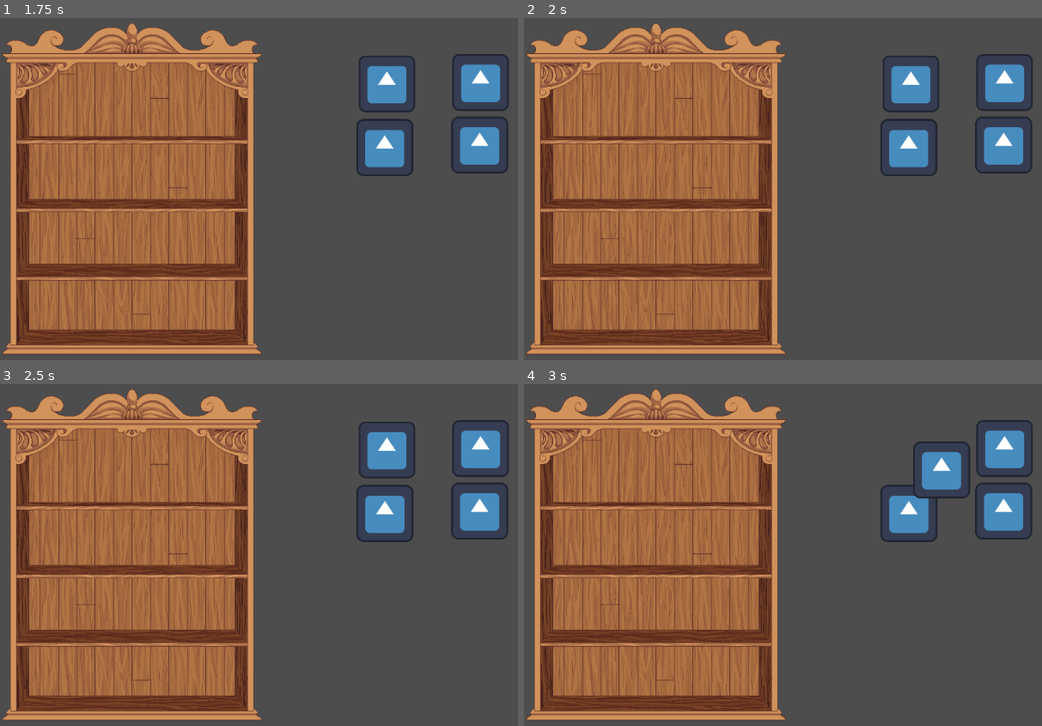
Above: before the commit, frames 1-4 (two rows, left to right).
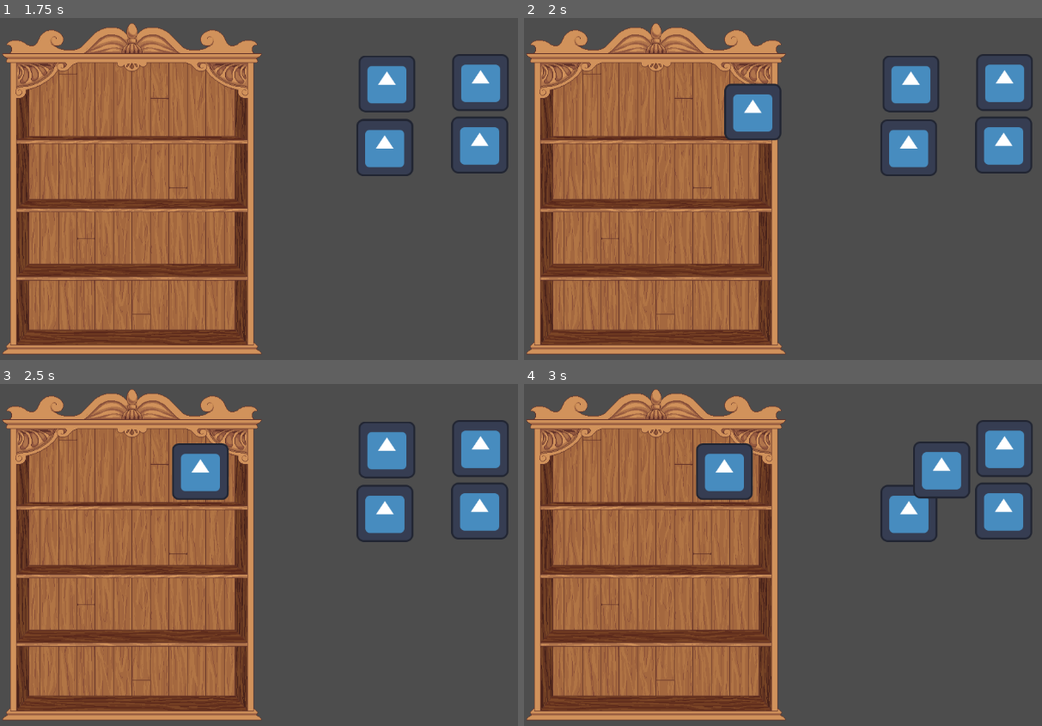
Above: after the commit, the same moments.

Repository: TAVI0/alignipottins
Game: Godot game, scene res://main.tscn
Same seed, same stepped clock (60 frames per second), same inputs: the game is played once before the commit and once after it. The engine's default icon, where the game draws it, is replaced by a stand-in: a white triangle on a blue panel in a dark square.
Inputs (mouse positions are in pixels of both pictures, inside the frame that each line leads up to):
- Up to frame 1 (1.75 s): drag from (481, 212) to (129, 103) at 0.52 s; tap Enter at 1.25 s; drag from (129, 103) to (383, 147) at 1.27 s
- Up to frame 2 (2 s): no input
- Up to frame 3 (2.5 s): press the mouse at (383, 513) at 2.03 s
- Up to frame 4 (3 s): release the mouse at (907, 513) at 2.75 s; tap Space at 2.75 s; drag from (912, 448) to (1005, 510) at 2.77 s

Frame 1 is identical in both runs. In frame 2, 1.8% of the frame differs, in the area x 38-79%, y 19-36%; in frame 3, 1.8%, in the area x 33-45%, y 17-34%; in frame 4, 1.8%.

Commit message:
limpieza de codigo

Diff:
--- a/scripts/draggable.gd
+++ b/scripts/draggable.gd
@@ -8,8 +8,7 @@
 var is_dragging = false
 var texture: Texture
 
-signal dropped
-signal successfully_dropped(draggable: Draggable, area: Area2D)
+signal dropped(draggable: Draggable, area: Area2D)
 
 @onready var sprite = $Sprite
 @onready var collision_shape = $CollisionShape
@@ -22,13 +21,12 @@
 		sprite.texture = texture
 	initial_position = position
 	initial_scale = scale
-	#self.connect("dropped", _on_draggable_dropped)
+	self.connect("dropped", _on_successfully_dropped)
 	play_spawn_animation()
 
-#func _on_draggable_dropped(draggable: Draggable, overlapping_areas: Array[Area2D]):
-#	if overlapping_areas:
-#		draggable.disconnect("dropped", _on_draggable_dropped)
-#		successfully_dropped.emit(draggable,overlapping_areas[0])
+func _on_successfully_dropped(decoration: Draggable, area: Area2D):
+	if area is DropZone:
+		area.add_decoration(decoration)
 
 func _process(delta: float) -> void:
 	if is_dragging:
@@ -46,10 +44,9 @@
 	if event.is_action_released("click") and is_dragging:
 		is_dragging = false
 		var overlapping_areas = get_overlapping_areas()
-		#dropped.emit(self, overlapping_areas)
-		successfully_dropped.emit(self,overlapping_areas[0])
-
-		if not overlapping_areas:
+		if overlapping_areas:
+			dropped.emit(self,overlapping_areas[0])
+		else:
 			#self_destruct()
 			#ToDo que vuelva a la ubicacion inicial
 			pass
--- a/scripts/main.gd
+++ b/scripts/main.gd
@@ -1,18 +1,9 @@
 extends Node2D
-
-@onready var potions = $Potion
 
 # Called when the node enters the scene tree for the first time.
 func _ready() -> void:
-	for child in potions.get_children():
-		if child is Draggable:
-			child.connect("successfully_dropped", _on_successfully_dropped)
 	pass
 
-
-func _on_successfully_dropped(decoration: Draggable, area: Area2D):
-	if area is DropZone:
-		area.add_decoration(decoration)
 
 # Called every frame. 'delta' is the elapsed time since the previous frame.
 func _process(delta: float) -> void:
